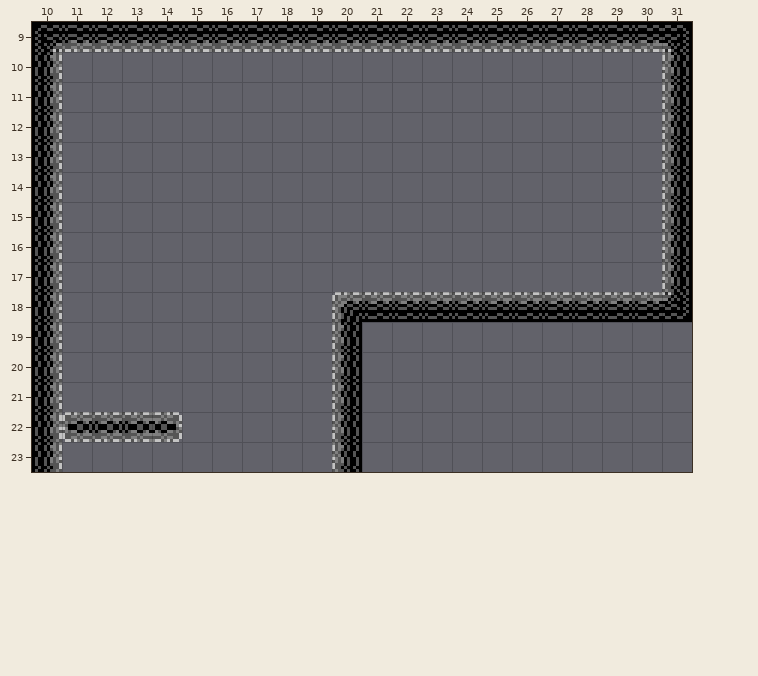
Two states of a Tiled map, resources/cave15.tmx. Above, as it was before the edit.
Cells are 20x20 px. Shown: x 10..31, y 9..23.
And afterwards:
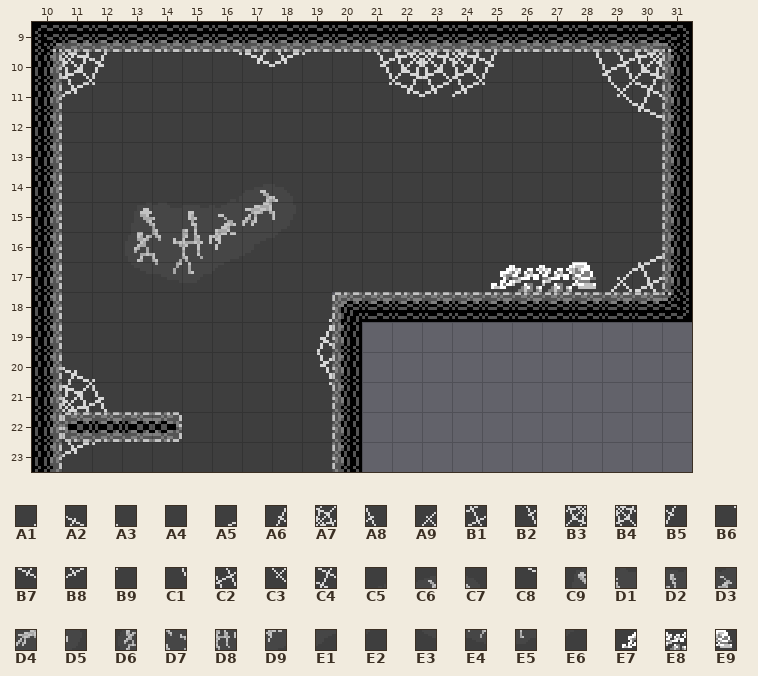
Key: from "cave_background": A1 0, A2 2, A3 3, A4 4, A5 6, A6 20, A7 22, A8 23, A9 25, B1 26, B2 40, B3 41, B4 42, B5 43, B6 60, B7 61, B8 62, B9 63, C1 64, C2 65, C3 85, C4 86, C5 93, C6 94, C7 95, C8 106, C9 110, D1 111, D2 112, D3 113, D4 114, D5 115, D6 130, D7 131, D8 132, D9 133, E1 134, E2 135, E3 150, E4 151, E5 152, E6 153, E7 206, E8 207, E9 208.
__ is an empty cell.
Tiles of an added or newly shown layer are drawn over the layers below it.
The exact change:
Changed rows in their new state; .. is an unchanged cell.
Layer "background" (added):
first column x 11:
10 B4 B5 A4 A4 A4 B6 B7 B8 B9 A4 B2 B3 B4 B4 B5 A4 A4 C1 C2 B3
11 B8 B9 A4 A4 A4 A4 A4 A4 A4 A4 B6 B7 B8 B8 B9 A4 A4 A4 C3 C4
12 A4 A4 A4 A4 A4 A4 A4 A4 A4 A4 A4 A4 A4 A4 A4 A4 A4 A4 A4 C8
13 A4 A4 A4 A4 A4 A4 A4 A4 A4 A4 A4 A4 A4 A4 A4 A4 A4 A4 A4 A4
14 A4 A4 A4 A4 A4 C5 C6 C7 A4 A4 A4 A4 A4 A4 A4 A4 A4 A4 A4 A4
15 A4 A4 C9 D1 D2 D3 D4 D5 A4 A4 A4 A4 A4 A4 A4 A4 A4 A4 A4 A4
16 A4 A4 D6 D7 D8 D9 E1 E2 A4 A4 A4 A4 A4 A4 A4 A4 A4 A4 A4 A5
17 A4 A4 E3 E4 E5 E6 A4 A4 A4 A4 A4 A4 A4 A4 E7 E8 E8 E9 A9 B1
18 A4 A4 A4 A4 A4 A4 A4 A4 A1 .. .. .. .. .. .. .. .. .. .. ..
19 A4 A4 A4 A4 A4 A4 A4 A4 A6 .. .. .. .. .. .. .. .. .. .. ..
20 A2 A3 A4 A4 A4 A4 A4 A4 B2 .. .. .. .. .. .. .. .. .. .. ..
21 A7 A8 A4 A4 A4 A4 A4 A4 B6 .. .. .. .. .. .. .. .. .. .. ..
22 A4 .. .. A4 A4 A4 A4 A4 A4 .. .. .. .. .. .. .. .. .. .. ..
23 B8 B9 A4 A4 A4 A4 A4 A4 A4 .. .. .. .. .. .. .. .. .. .. ..
